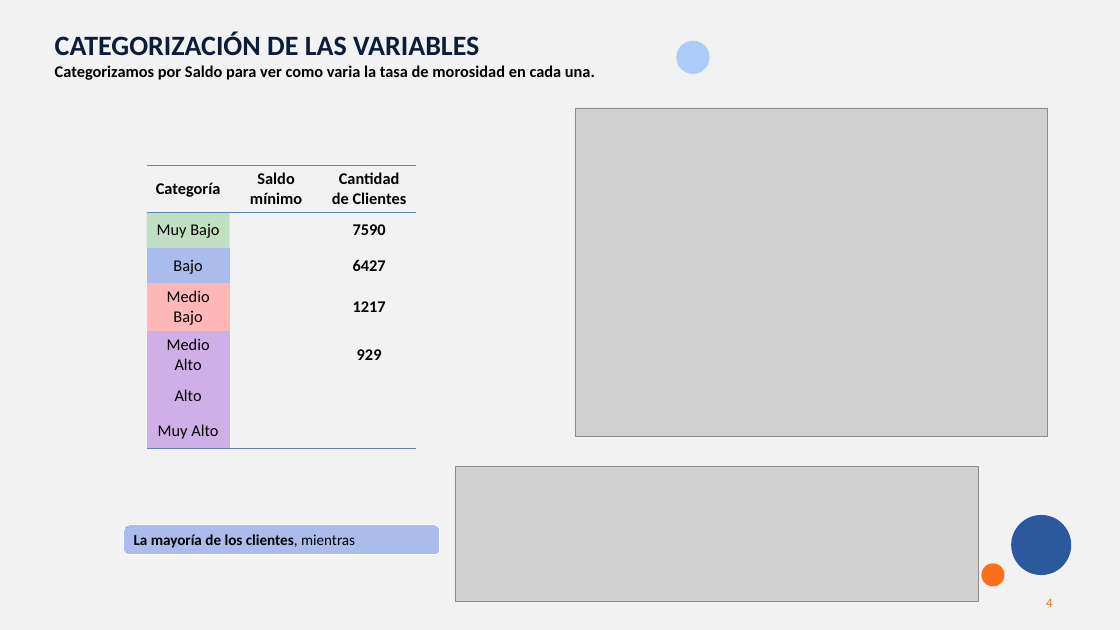
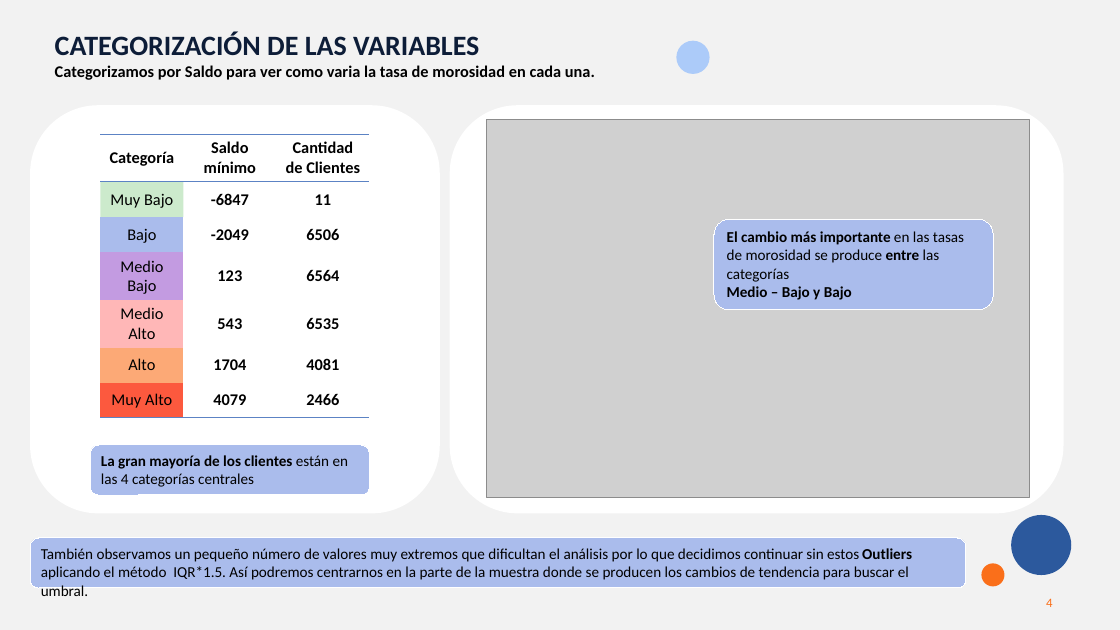
Before and after one commit to MarinaTorba/PersonalDataProrjects, a slide deck: slide 4 of Equip_B/results/S3_Presentacion_Finanzas.pptx. Drawn at 1120x630 pixels with LibreOffice and Linux fonts; fonts in the diff are those of the drawing; grey boxes stand for pictures. Boxes give left, top, right and bottom in pixels: in the first picture for what was removed or moved away, otherwise in the second. Text is boxed around its words. In the diff, an @@ line names an element or a change of style, - is before the commit and + after.

```diff
--- a/Equip_B/results/S3_Presentacion_Finanzas.pptx
+++ b/Equip_B/results/S3_Presentacion_Finanzas.pptx
@@ rounded rectangle added at (30,105,440,513), fill #FFFFFF @@
@@ rounded rectangle added at (450,105,1064,513), fill #FFFFFF @@
@@ table at (101,134,371,418) @@
-row 2, column 2: 
+row 2, column 2: -6847
-row 2, column 3: 7590
+row 2, column 3: 11
-row 3, column 2: 
+row 3, column 2: -2049
-row 3, column 3: 6427
+row 3, column 3: 6506
-row 4, column 2: 
+row 4, column 2: 123
-row 4, column 3: 1217
+row 4, column 3: 6564
-row 5, column 2: 
+row 5, column 2: 543
-row 5, column 3: 929
+row 5, column 3: 6535
-row 6, column 2: 
+row 6, column 2: 1704
-row 6, column 3: 
+row 6, column 3: 4081
-row 7, column 2: 
+row 7, column 2: 4079
-row 7, column 3: 
+row 7, column 3: 2466
@@ fill #FFB7B7 to #C39BE1 in row 4, column 1 @@
@@ fill #CFAFE7 to #FFB7B7 in row 5, column 1 @@
@@ fill #CFAFE7 to #FCA976 in row 6, column 1 @@
@@ fill #CFAFE7 to #FC593E in row 7, column 1 @@
@@ table: place and size @@
-table at (147,165,417,449)
+table at (101,134,371,418)
@@ picture: place and size @@
-picture at (576,108,1049,436)
+picture at (486,120,1029,497)
@@ rounded rectangle added at (714,219,993,310), fill #AABCEC, outline #FFFFFF 0.75 pt, 13 pt, text #000000 @@
+El cambio más importante en las tasas de morosidad se produce entre las categorías
+Medio – Bajo y Bajo
@@ rounded rectangle "La gran mayoría de los ...": place and size @@
-rounded rectangle "La gran mayoría de los ..." at (124,525,439,555)
+rounded rectangle "La gran mayoría de los ..." at (90,445,369,496)
@@ text in rounded rectangle at (101,455,348,487): text changed; bold off @@
-La mayoría de los clientes, mientras
+La gran mayoría de los clientes están en las 4 categorías centrales
@@ picture removed at (455,466,979,602) @@
@@ rounded rectangle added at (30,538,966,588), fill #AABCEC, outline #FFFFFF 0.75 pt, 13 pt, text #000000 @@
+También observamos un pequeño número de valores muy extremos que dificultan el análisis por lo que decidimos continuar sin estos Outliers aplicando el método IQR*1.5. Así podremos centrarnos en la parte de la muestra donde se producen los cambios de tendencia para buscar el umbral.
```
Also in this commit, not shown: 1 other slide changed, 4 slides added, 3 slides removed, 1 other file.
